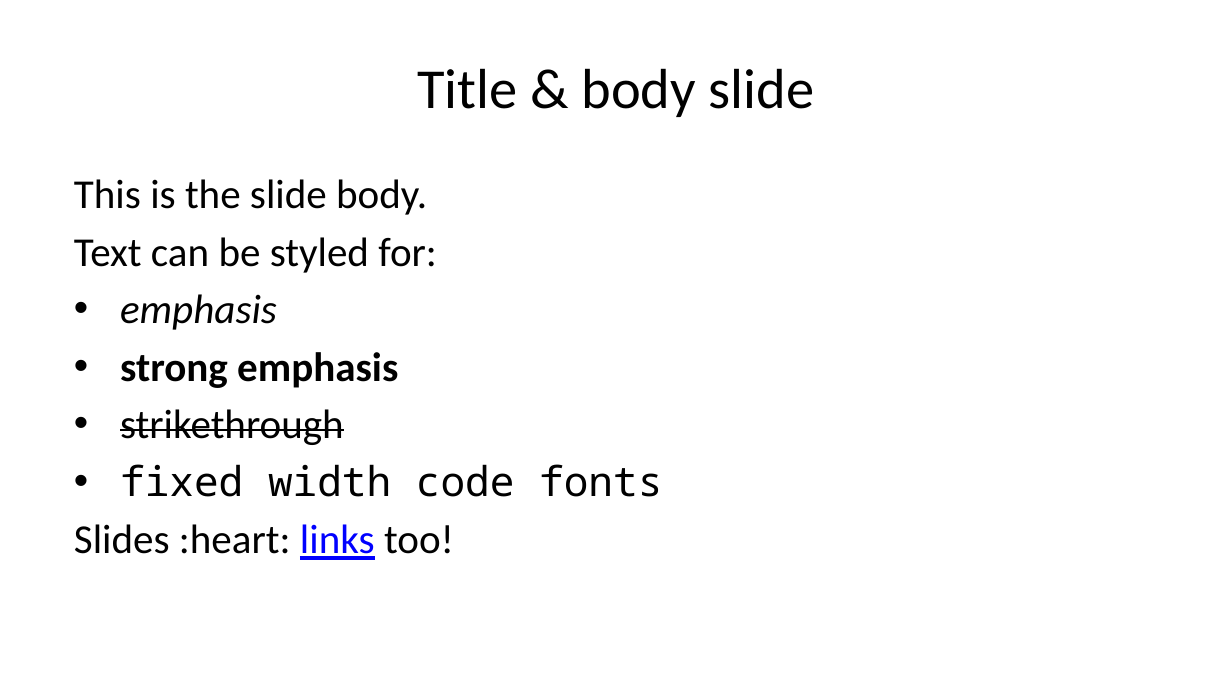
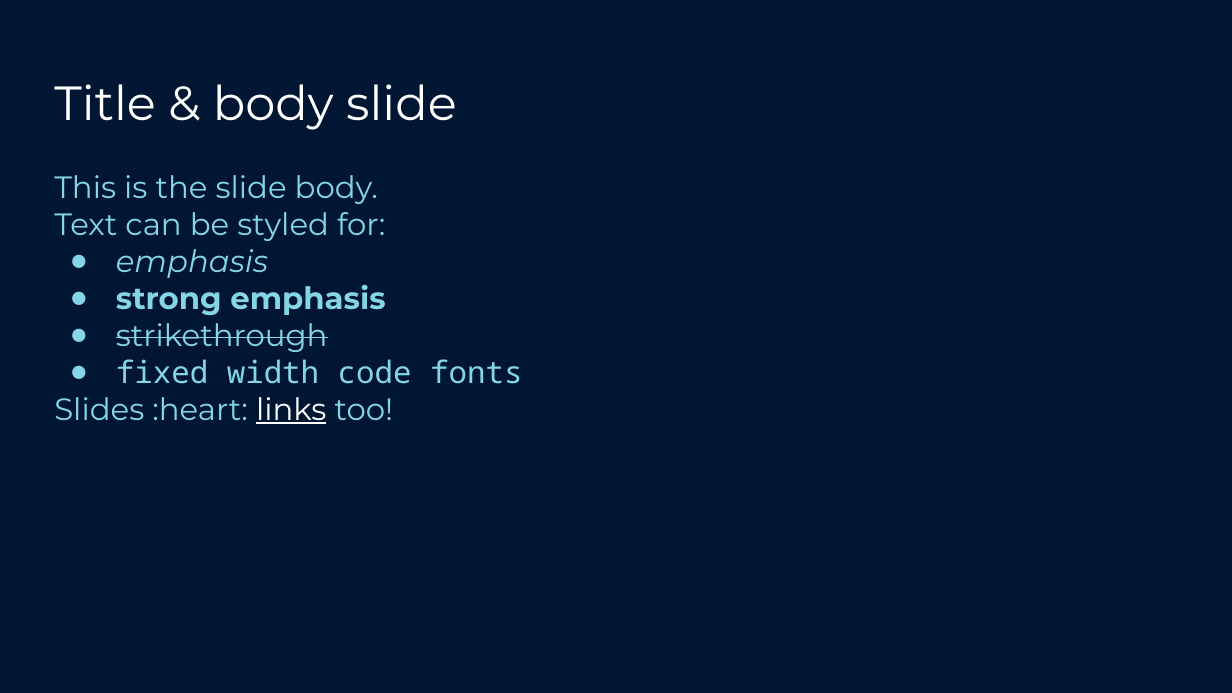
Before and after one commit to warith-harchaoui/md2star, a slide deck: slide 5 of assets/pptx/example.pptx. Drawn at 1232x693 pixels with LibreOffice and Linux fonts; fonts in the diff are those of the drawing. Boxes give left, top, right and bottom in pixels: in the first picture for what was removed or moved away, otherwise in the second. Text is boxed around its words. In the diff, an @@ line names an element or a change of style, - is before the commit and + after.

Commit message:
feat(template): land the branded PPTX with pandoc-compatible layout names
Replaces the lean Pandoc-baseline PPTX from d3ed89a with the
maintainer's branded reference doc. Same fix shape as 1174768 for
the DOCX: start from a Pandoc-clean baseline, brand it by hand,
ship.

Key wins over the previous bundled template:
- 69 KB on disk (vs the 1.x 16 MB template — factor 230×)
- Zero pandoc warnings on conversion: layout names match the
  canonical "Title Slide" / "Section Header" / "Title and Content"
  / "Two Content" / "Comparison" / "Content with Caption" /
  "Blank" / "Title Only" / "Picture with Caption" set that
  pandoc looks up by name.
- Five additional custom layouts available for users via the
  `{layout="..."}` attribute: "Panoramic Picture with Caption",
  "Quote with Caption", "Name Card", "Title and Vertical Text",
  "Vertical Title and Text".
- Tables render correctly in grid via soffice (verified locally),
  closing the same render bug class the docx rebuild closed.

Regenerated `assets/docx/*.docx` + `assets/pptx/example.pptx` from
the new template so the committed sample outputs reflect the
shipped branding.

```diff
--- a/assets/pptx/example.pptx
+++ b/assets/pptx/example.pptx
@@ background #FFFFFF to #001633 @@
@@ title "Title & body slide": place and size @@
-title "Title & body slide" at box(417, 68, 815, 117)
+title "Title & body slide" at box(54, 84, 457, 130)
@@ title "Title & body slide" at box(54, 84, 457, 130): size 33 to 28 pt, font Calibri to Montserrat, text colour #000000 to #FFFFFF; alignment centre to left; vertical alignment middle to top @@
@@ text "This is the slide body.": place and size @@
-text "This is the slide body." at box(74, 179, 662, 560)
+text "This is the slide body." at box(54, 175, 522, 424)
@@ text "This is the slide body." at box(54, 175, 522, 424): size 24 to 18 pt, text colour #000000 to #85D5E6; font Calibri to Montserrat in "This is the slide body.", "Text can be styled for:", "emphasis", "strong emphasis" and 2 more places; text colour #0000FF to #FFFFFF in "links"; less space between paragraphs; bullet • to ● @@
```
Also in this commit, not shown: 27 other slides changed, 6 other files.
